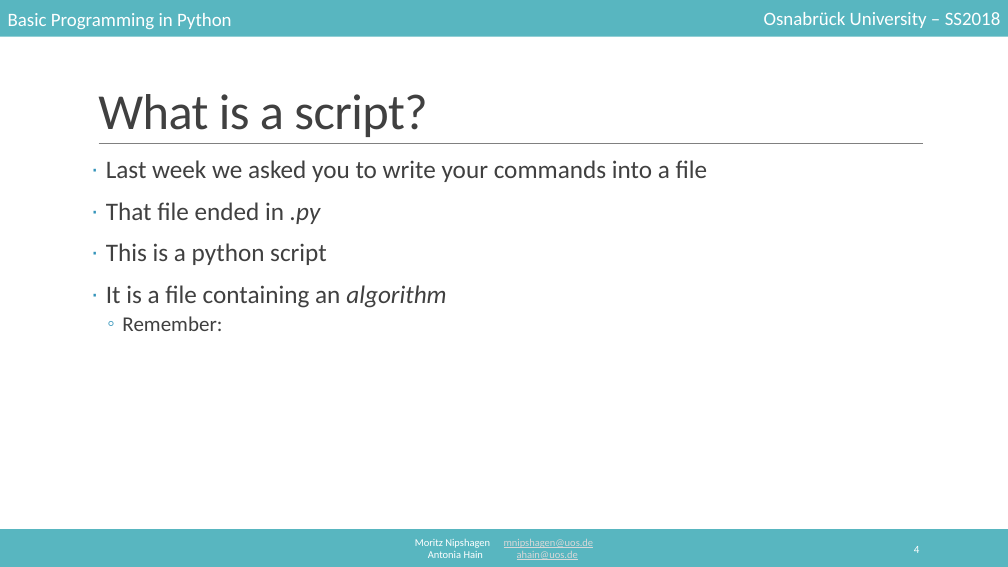
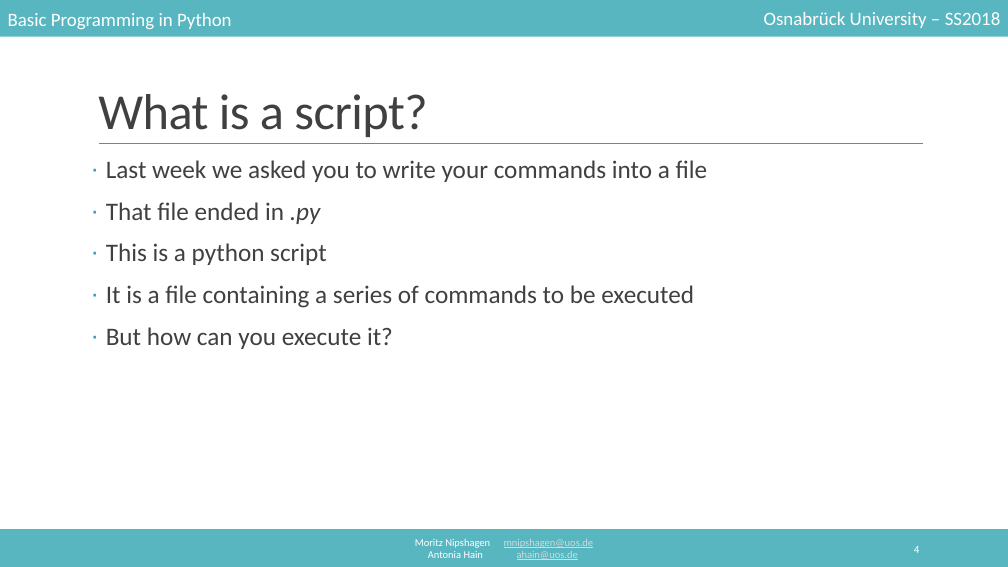
Before and after one commit to mnipshagen/monty, a slide deck: slide 4 of 2018/02/Syntax_and_variables.pptx. Drawn at 1008x567 pixels with LibreOffice and Linux fonts; fonts in the diff are those of the drawing. Boxes give left, top, right and bottom in pixels: in the first picture for what was removed or moved away, otherwise in the second. Text is boxed around its words. In the diff, an @@ line names an element or a change of style, - is before the commit and + after.

```diff
--- a/2018/02/Syntax_and_variables.pptx
+++ b/2018/02/Syntax_and_variables.pptx
@@ text at <box>106,285,694,349</box>: text changed @@
-· It is a file containing an algorithm
-  ◦ Remember:
+· It is a file containing a series of commands to be executed
+· But how can you execute it?
```
Also in this commit, not shown: 5 slides added.
